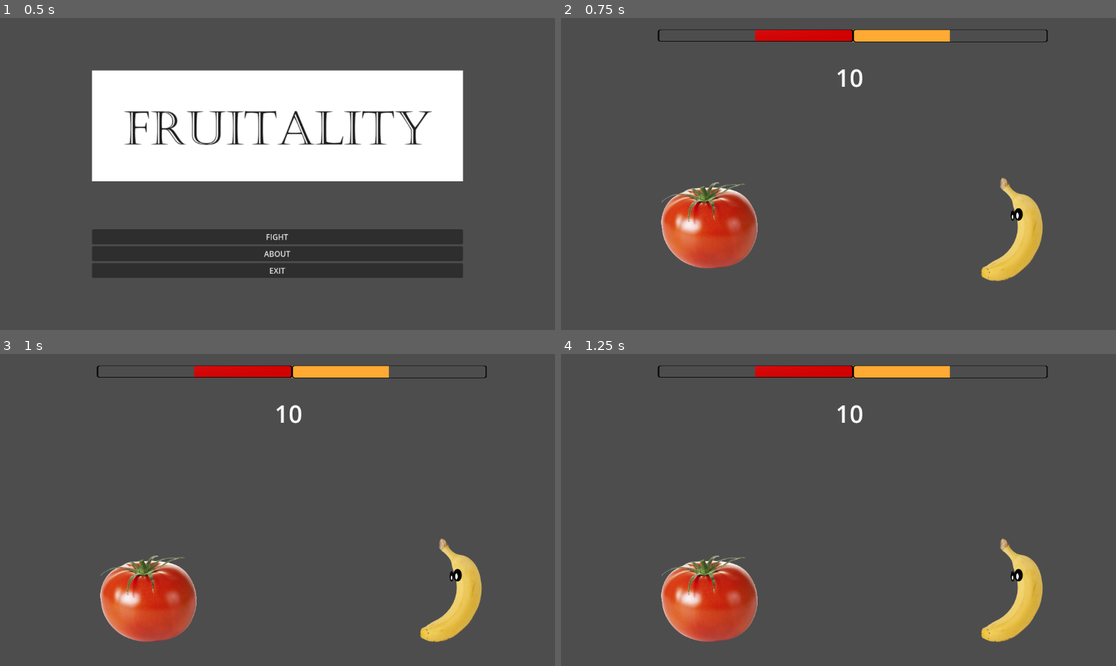
Above: before the commit, frames 1-4 (two rows, left to right).
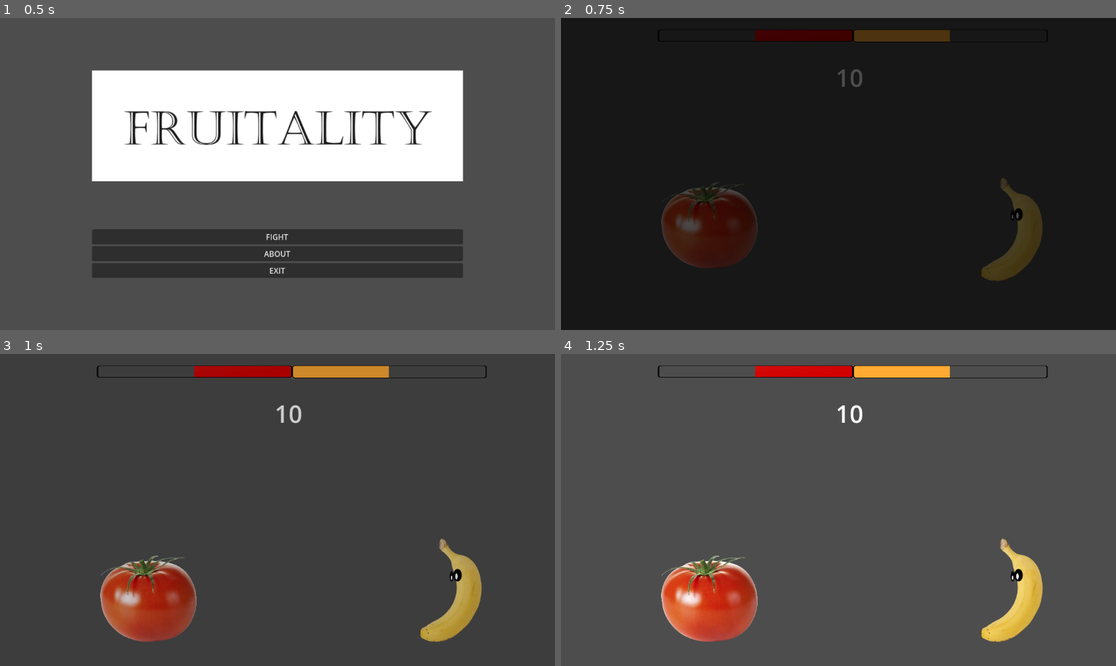
Above: after the commit, the same moments.

Repository: PZerua/ggj24_fruits
Game: Godot game, scene res://scenes/menu.tscn
Same seed, same stepped clock (60 frames per second), same inputs: the game is played once before the commit and once after it.
Inputs:
- Up to frame 1 (0.5 s): no input
- Up to frame 2 (0.75 s): click "FIGHT" at 0.5 s
- Up to frame 3 (1 s): no input
- Up to frame 4 (1.25 s): no input

Frame 1 is identical in both runs. In frame 2, 100% of the frame differs, in the area x 0-100%, y 0-100%; in frame 3, 6.4%; in frame 4, nothing differs.

Commit message:
fade in/out

Diff:
--- a/assets/bars/bananaBar.gd
+++ b/assets/bars/bananaBar.gd
@@ -8,4 +8,4 @@
 func _process(delta):
 	value = %Banana.funny;
 	if value == 100:
-		get_tree().change_scene_to_file("res://scenes/menu.tscn")
+		$"../..".end()
--- a/assets/bars/tomatoBar.gd
+++ b/assets/bars/tomatoBar.gd
@@ -8,4 +8,4 @@
 func _process(delta):
 	value = %Tomato.funny;
 	if value == 100:
-		get_tree().change_scene_to_file("res://scenes/menu.tscn")
+		$"../..".end()
--- a/scenes/combat.gd
+++ b/scenes/combat.gd
@@ -4,6 +4,7 @@
 
 # Called when the node enters the scene tree for the first time.
 func _ready():
+	$CanvasLayer/ColorRect/AnimationPlayer.play("fade_in")
 	seconds = 10
 	$Timer.start()
 	$Label.text = str(seconds)
@@ -12,9 +13,12 @@
 func _process(delta):
 	pass
 
+func end():
+	$CanvasLayer/ColorRect/AnimationPlayer.play("fade_out")
+	get_tree().change_scene_to_file("res://scenes/menu.tscn")
 
 func _on_timer_timeout():
 	if seconds == 0:
-		get_tree().change_scene_to_file("res://scenes/menu.tscn")
+		end()
 	seconds -= 1
 	$Label.text = str(seconds)
--- a/scenes/combat.tscn
+++ b/scenes/combat.tscn
@@ -12,6 +12,60 @@
 
 [sub_resource type="RectangleShape2D" id="RectangleShape2D_f6e4s"]
 size = Vector2(1147, 49)
+
+[sub_resource type="Animation" id="Animation_b5fbp"]
+resource_name = "fade_in"
+length = 0.5
+tracks/0/type = "value"
+tracks/0/imported = false
+tracks/0/enabled = true
+tracks/0/path = NodePath("ColorRect:color")
+tracks/0/interp = 1
+tracks/0/loop_wrap = true
+tracks/0/keys = {
+"times": PackedFloat32Array(0, 0.5),
+"transitions": PackedFloat32Array(1, 1),
+"update": 0,
+"values": [Color(0, 0, 0, 1), Color(0, 0, 0, 0)]
+}
+
+[sub_resource type="Animation" id="Animation_52gks"]
+length = 0.001
+tracks/0/type = "value"
+tracks/0/imported = false
+tracks/0/enabled = true
+tracks/0/path = NodePath("ColorRect:color")
+tracks/0/interp = 1
+tracks/0/loop_wrap = true
+tracks/0/keys = {
+"times": PackedFloat32Array(0),
+"transitions": PackedFloat32Array(1),
+"update": 0,
+"values": [Color(0, 0, 0, 1)]
+}
+
+[sub_resource type="Animation" id="Animation_phtuo"]
+resource_name = "fade_out"
+length = 0.5
+tracks/0/type = "value"
+tracks/0/imported = false
+tracks/0/enabled = true
+tracks/0/path = NodePath("ColorRect:color")
+tracks/0/interp = 1
+tracks/0/loop_wrap = true
+tracks/0/keys = {
+"times": PackedFloat32Array(0, 0.5),
+"transitions": PackedFloat32Array(1, 1),
+"update": 0,
+"values": [Color(0, 0, 0, 0), Color(0, 0, 0, 1)]
+}
+
+[sub_resource type="AnimationLibrary" id="AnimationLibrary_2t27m"]
+_data = {
+"RESET": SubResource("Animation_52gks"),
+"fade_in": SubResource("Animation_b5fbp"),
+"fade_out": SubResource("Animation_phtuo")
+}
 
 [node name="combat_scene" type="Node2D"]
 script = ExtResource("1_sshmf")
@@ -86,5 +140,27 @@
 horizontal_alignment = 1
 vertical_alignment = 1
 
+[node name="CanvasLayer" type="CanvasLayer" parent="."]
+
+[node name="transitioner" type="Control" parent="CanvasLayer"]
+layout_mode = 3
+anchors_preset = 0
+offset_right = 40.0
+offset_bottom = 40.0
+
+[node name="ColorRect" type="ColorRect" parent="CanvasLayer"]
+anchors_preset = 15
+anchor_right = 1.0
+anchor_bottom = 1.0
+grow_horizontal = 2
+grow_vertical = 2
+color = Color(0, 0, 0, 1)
+
+[node name="AnimationPlayer" type="AnimationPlayer" parent="CanvasLayer/ColorRect"]
+root_node = NodePath("../..")
+libraries = {
+"": SubResource("AnimationLibrary_2t27m")
+}
+
 [connection signal="property_list_changed" from="Tomato" to="Tomato" method="_on_property_list_changed"]
 [connection signal="timeout" from="Timer" to="." method="_on_timer_timeout"]
Not shown: 1 places in scenes/combat.tscn that only renumber resources
